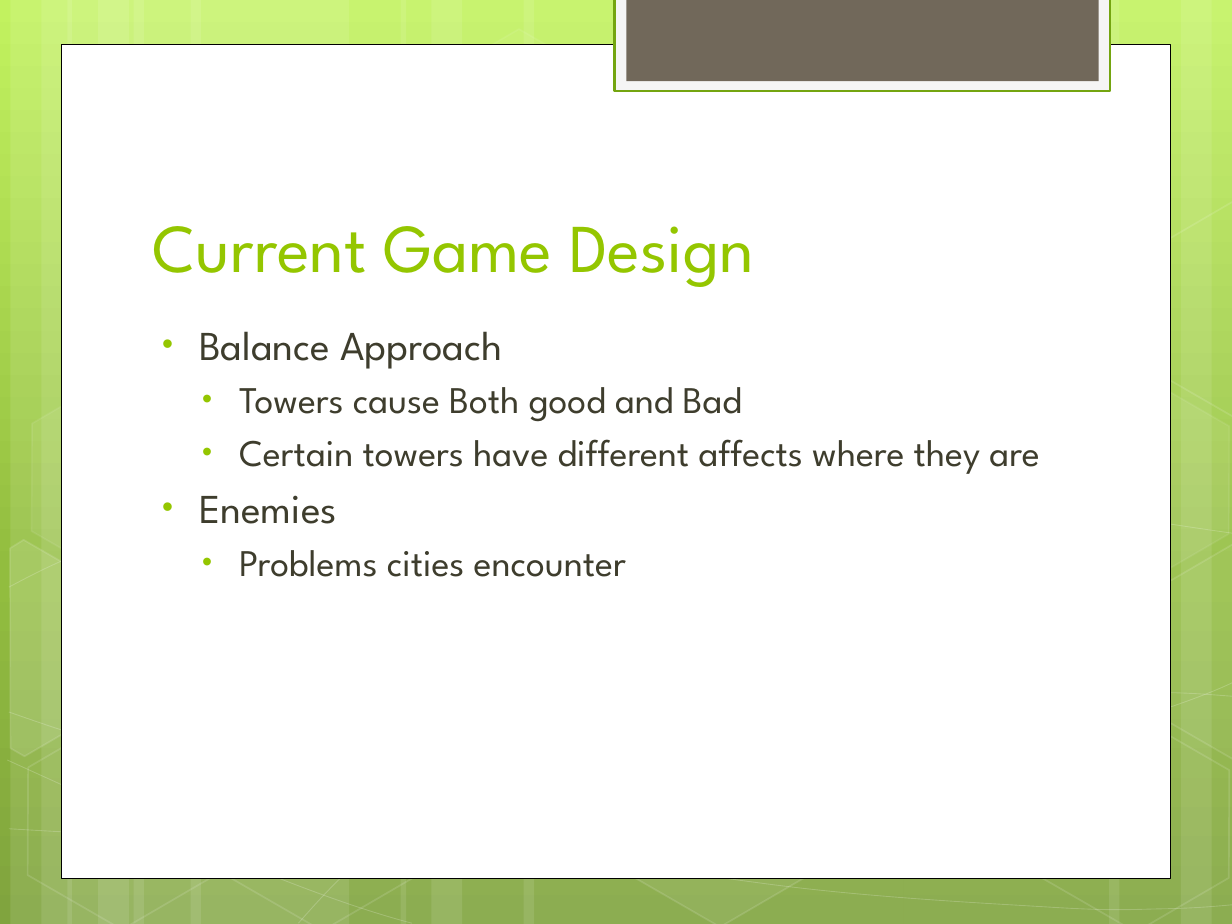
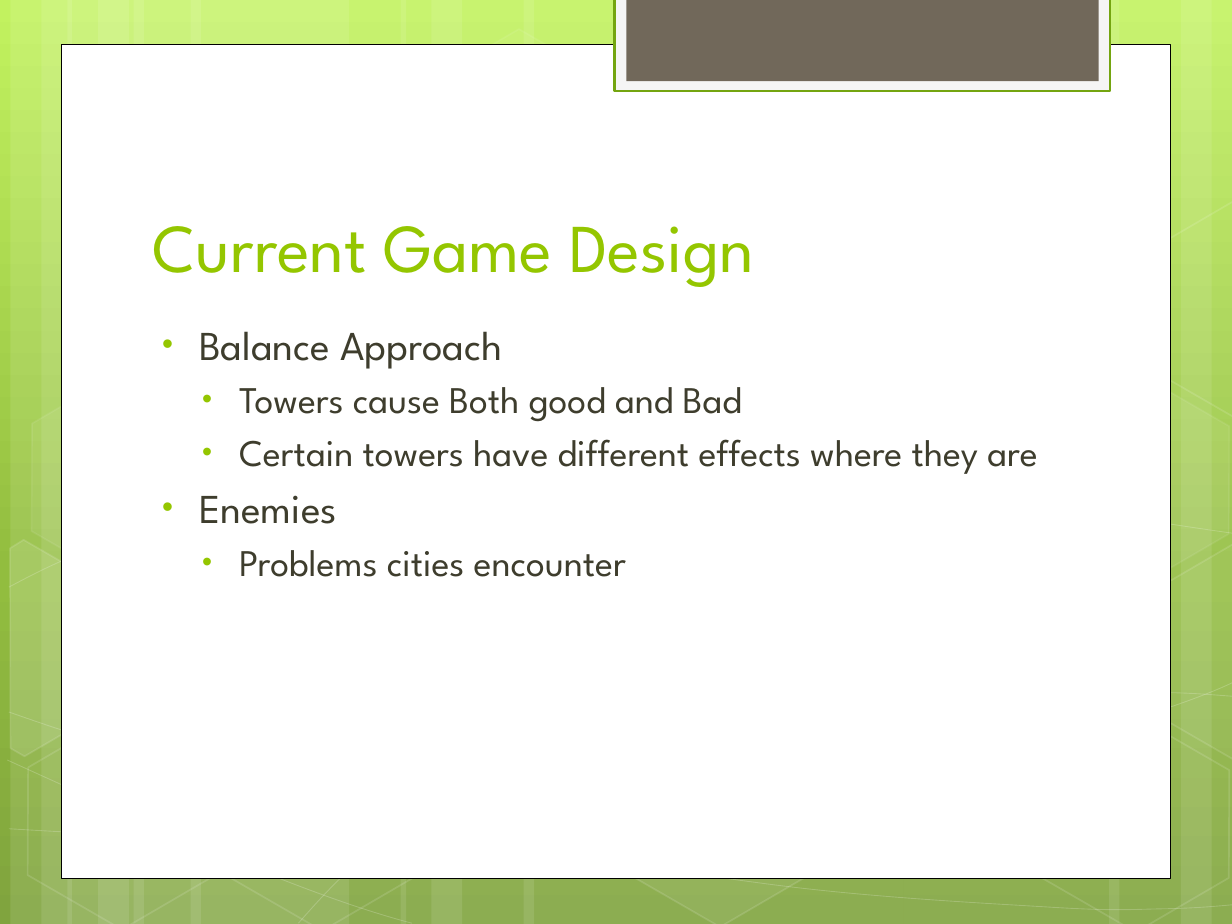
Before and after one commit to ylh/ogpc-5-team-agents-of-the-bsod, a slide deck: slide 4 of OGPC5 Game/Project Resources/Presentation/Urban Towers-General.pptx. Drawn at 1232x924 pixels with LibreOffice and Linux fonts; fonts in the diff are those of the drawing. Boxes give left, top, right and bottom in pixels: in the first picture for what was removed or moved away, otherwise in the second. Text is boxed around its words. In the diff, an @@ line names an element or a change of style, - is before the commit and + after.

```diff
--- a/OGPC5 Game/Project Resources/Presentation/Urban Towers-General.pptx
+++ b/OGPC5 Game/Project Resources/Presentation/Urban Towers-General.pptx
@@ text at bbox=[239, 439, 1037, 474]: text changed @@
-  • Certain towers have different affects where they are
+  • Certain towers have different effects where they are
```
Also in this commit, not shown: 1 other file.
